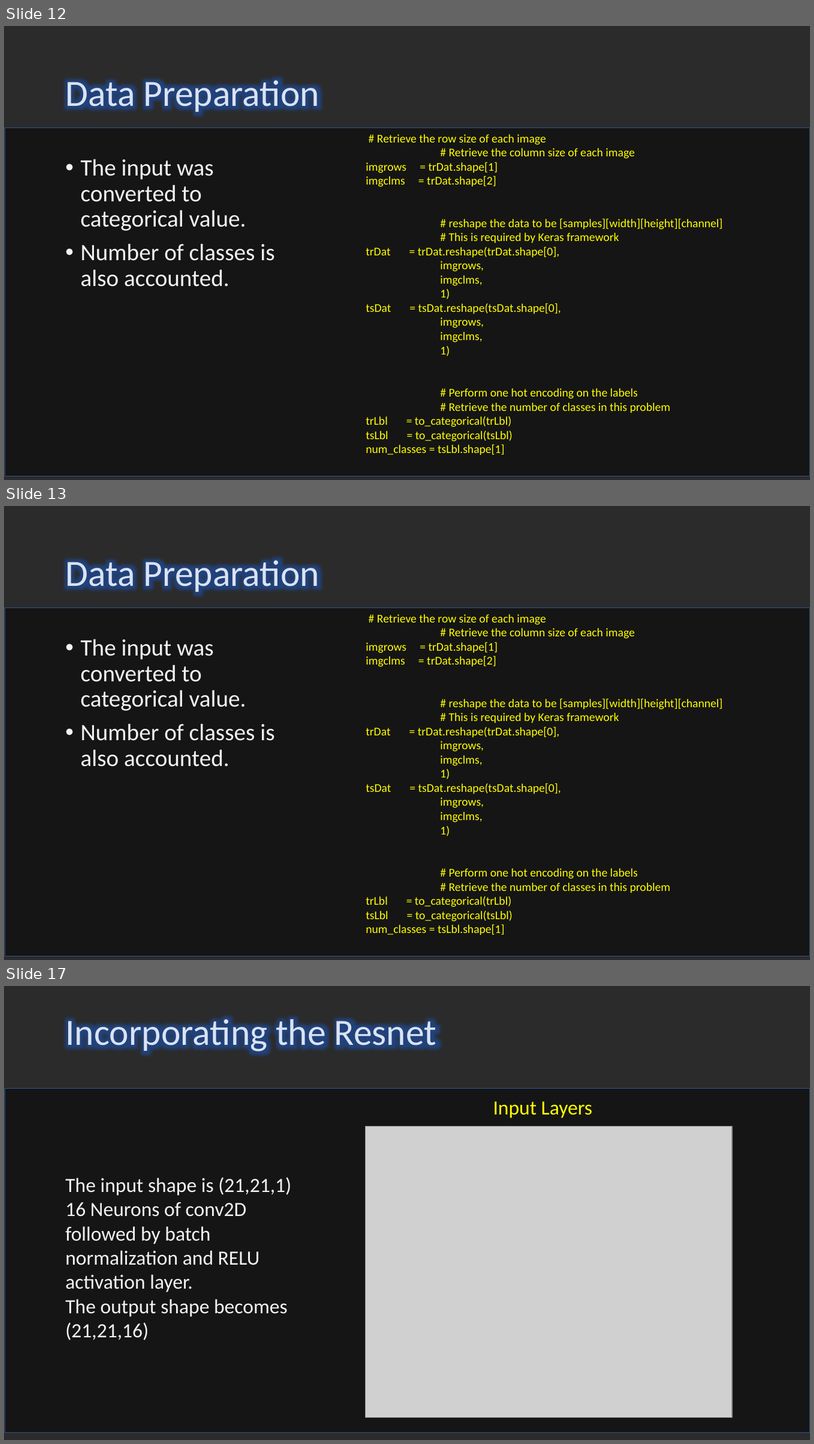
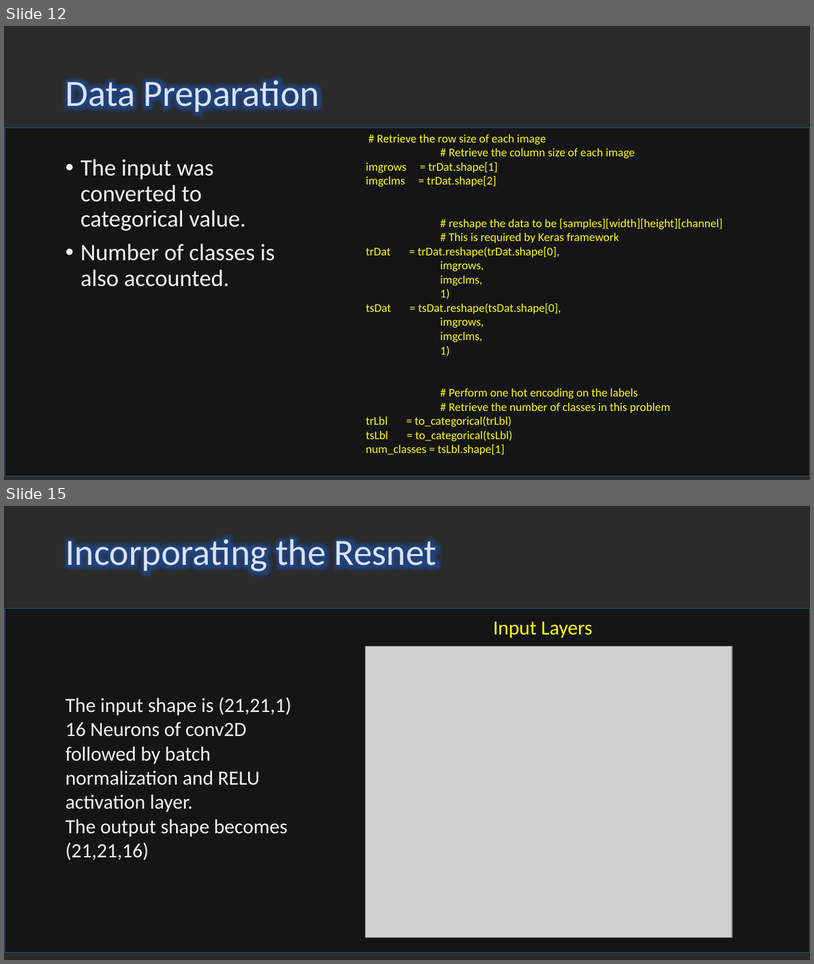
Before and after one commit to francis-han/PSUPR-CA2, a slide deck: CA2 Identifying Wafer Failures with Deep Learning2.pptx. Shown one above the other, each under a label of ours: slides 12, 13 and 17 before the commit, slides 12 and 15 after it; the slides between them are not shown. The pictures are 814x1444 and 814x964 pixels, drawn with LibreOffice and Linux fonts; fonts in the diff are those of the drawing; grey boxes stand for pictures; background and template pictures are left out; a plain dark background stands for a picture behind light text. Boxes give left, top, right and bottom in pixels: in the first picture for what was removed or moved away, otherwise in the second. Text is boxed around its words. In the diff, an @@ line names an element or a change of style, - is before the commit and + after.

```diff
--- a/CA2 Identifying Wafer Failures with Deep Learning2.pptx
+++ b/CA2 Identifying Wafer Failures with Deep Learning2.pptx
@@ slide 13 removed at [4, 506, 810, 960], background picture (left out) @@
@@ title removed at [65, 555, 320, 595] @@
-Data Preparation
@@ rectangle removed at [5, 607, 810, 956] @@
@@ text removed at [366, 614, 723, 934] @@
-# Retrieve the row size of each image
-# Retrieve the column size of each image
-imgrows = trDat.shape[1]
-imgclms = trDat.shape[2]
-# reshape the data to be [samples][width][height][channel]
-# This is required by Keras framework
-trDat = trDat.reshape(trDat.shape[0],
-imgrows,
-imgclms,
-1)
-tsDat = tsDat.reshape(tsDat.shape[0],
-imgrows,
-imgclms,
-1)
-# Perform one hot encoding on the labels
-# Retrieve the number of classes in this problem
-trLbl = to_categorical(trLbl)
-tsLbl = to_categorical(tsLbl)
-num_classes = tsLbl.shape[1]
@@ text removed at [81, 639, 275, 766] @@
-• The input was converted to categorical value.
-• Number of classes is also accounted.
@@ what was slide 17 is now slide 15 @@
```
Also in this commit, not shown: 6 slides changed.
